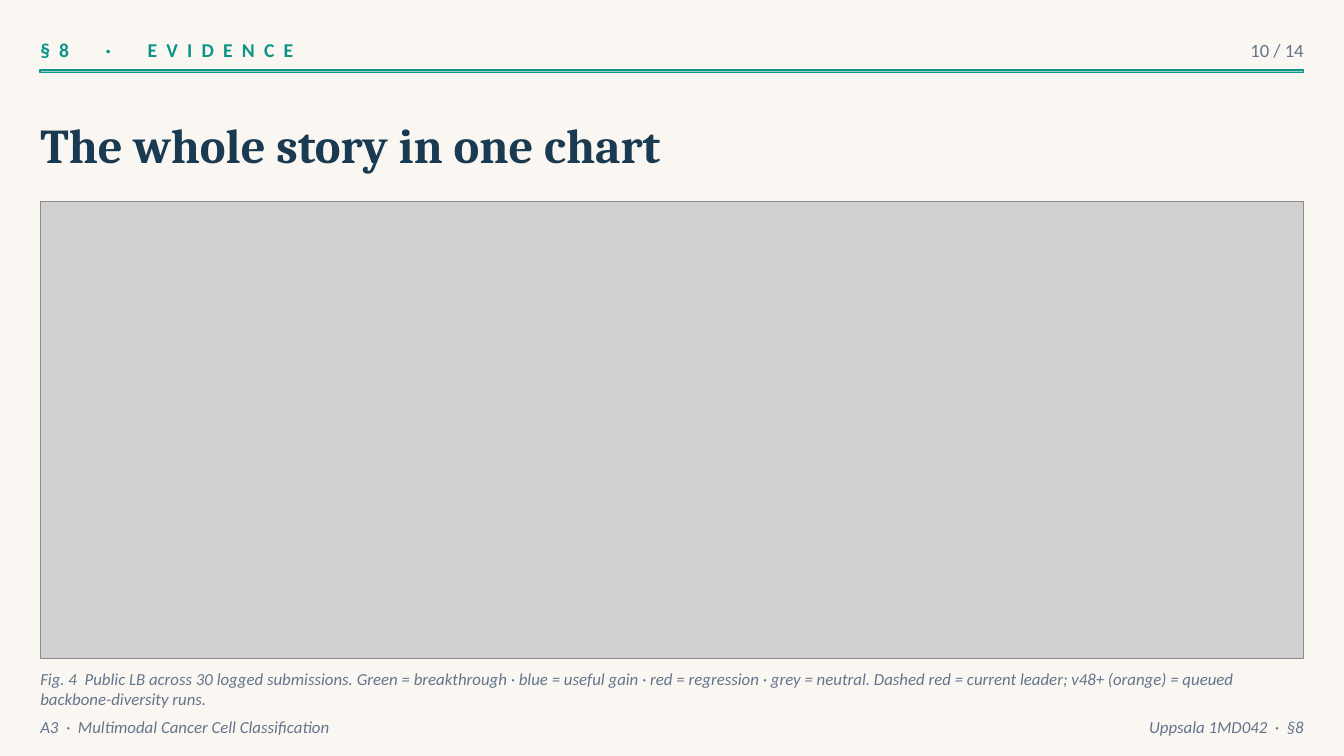
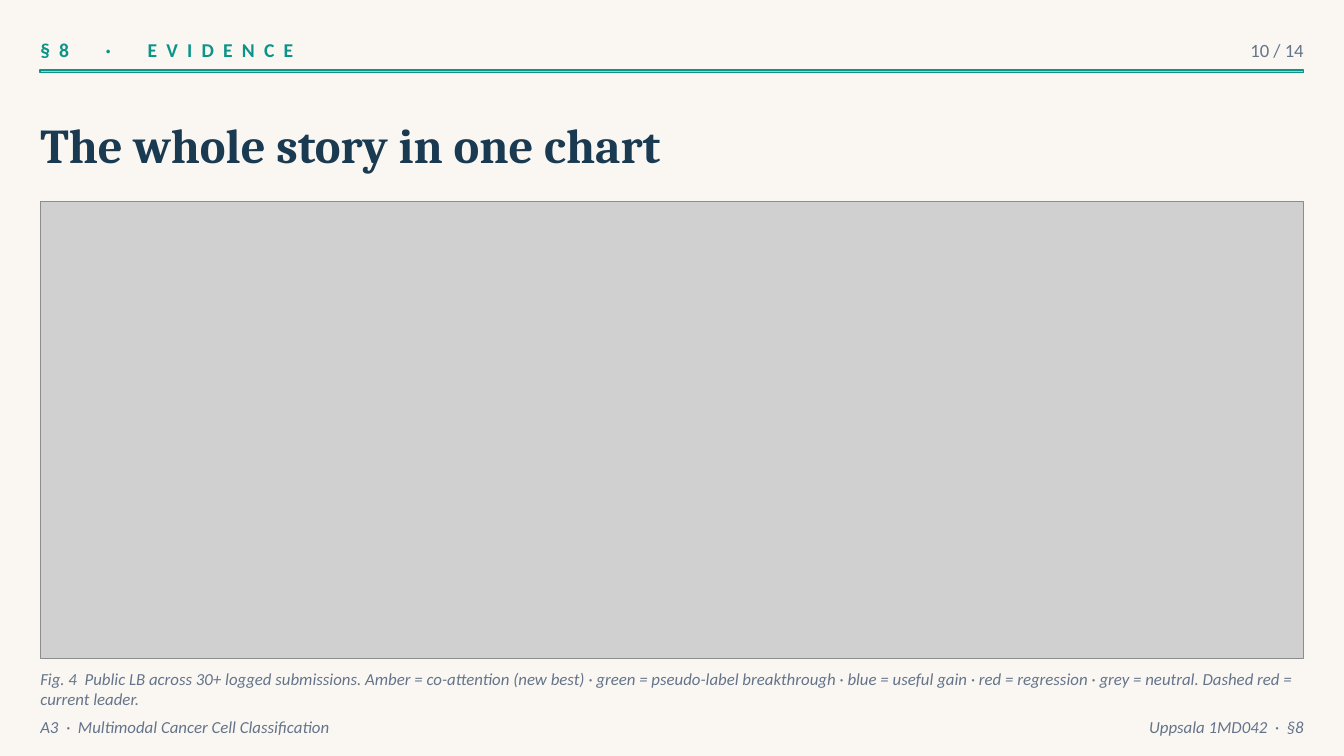
Before and after one commit to rafallex/multimodal-microscopy-distillation, a slide deck: slide 10 of presentation/A3_cancer_challenge_claude.pptx. Drawn at 1344x756 pixels with LibreOffice and Linux fonts; fonts in the diff are those of the drawing; grey boxes stand for pictures. Boxes give left, top, right and bottom in pixels: in the first picture for what was removed or moved away, otherwise in the second. Text is boxed around its words. In the diff, an @@ line names an element or a change of style, - is before the commit and + after.

```diff
--- a/presentation/A3_cancer_challenge_claude.pptx
+++ b/presentation/A3_cancer_challenge_claude.pptx
@@ text at <box>40,673,1279,705</box>: text changed @@
-Fig. 4 Public LB across 30 logged submissions. Green = breakthrough · blue = useful gain · red = regression · grey = neutral. Dashed red = current leader; v48+ (orange) = queued backbone-diversity runs.
+Fig. 4 Public LB across 30+ logged submissions. Amber = co-attention (new best) · green = pseudo-label breakthrough · blue = useful gain · red = regression · grey = neutral. Dashed red = current leader.
```
Also in this commit, not shown: 6 other slides changed, 6 other files.
